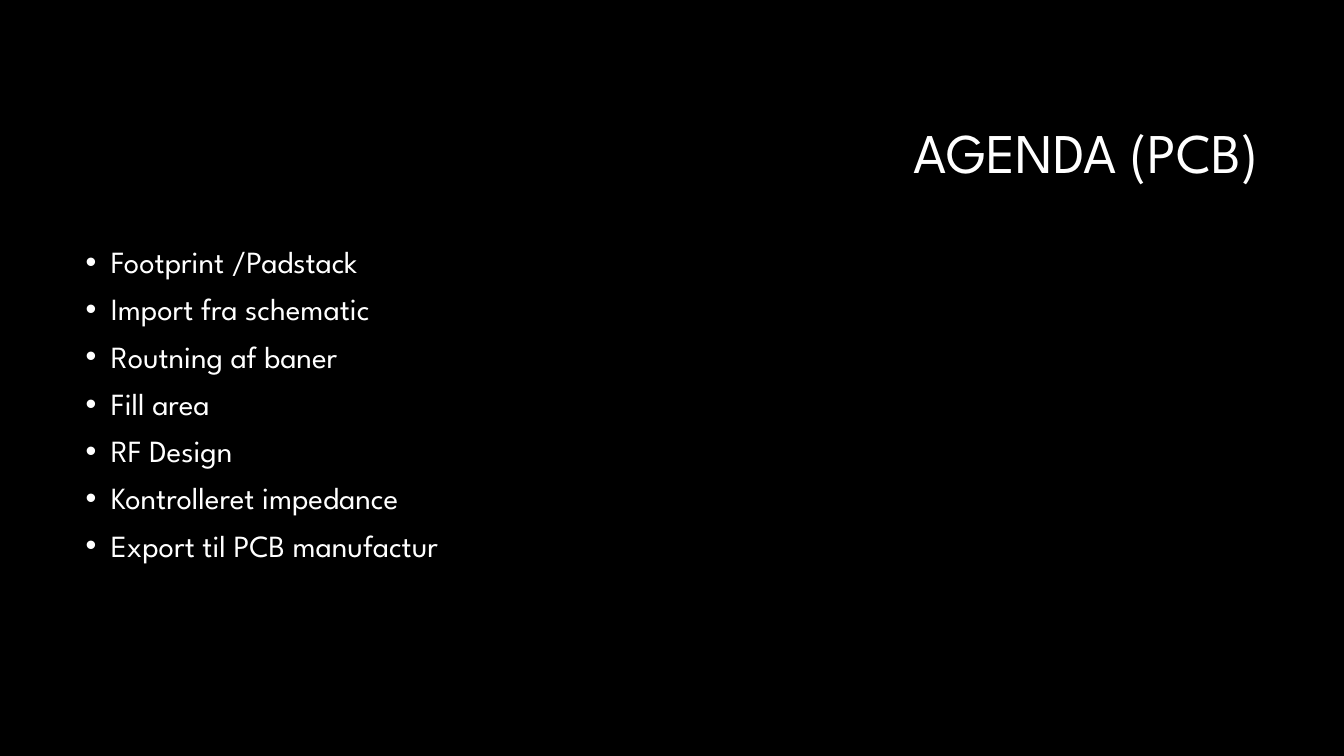
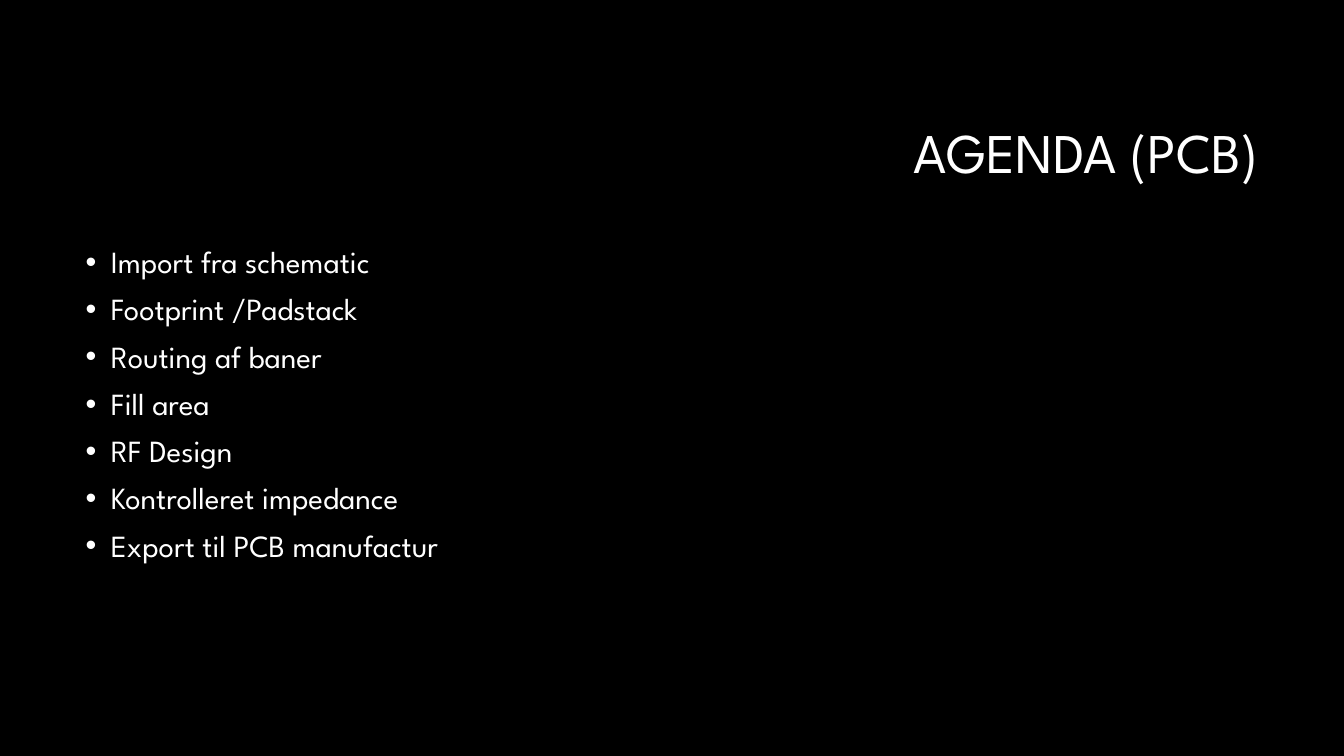
Before and after one commit to gert-lauritsen/Kicad-PCB, a slide deck: slide 2 of Kicad PCB.pptx. Drawn at 1344x756 pixels with LibreOffice and Linux fonts; fonts in the diff are those of the drawing; background and template pictures are left out. Boxes give left, top, right and bottom in pixels: in the first picture for what was removed or moved away, otherwise in the second. Text is boxed around its words. In the diff, an @@ line names an element or a change of style, - is before the commit and + after.

```diff
--- a/Kicad PCB.pptx
+++ b/Kicad PCB.pptx
@@ text at box(111, 251, 369, 280): paragraph added @@
+• Import fra schematic
@@ text at box(111, 346, 322, 375): text changed @@
-• Import fra schematic
-• Routning af baner
+• Routing af baner
```
Also in this commit, not shown: 1 other slide changed, 8 other files.
